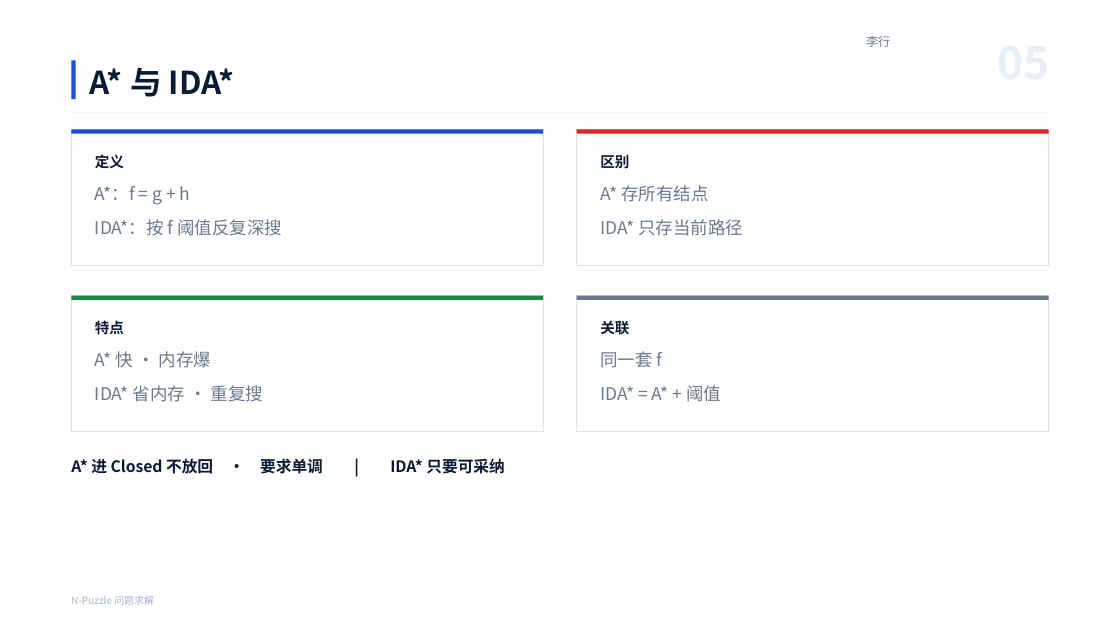
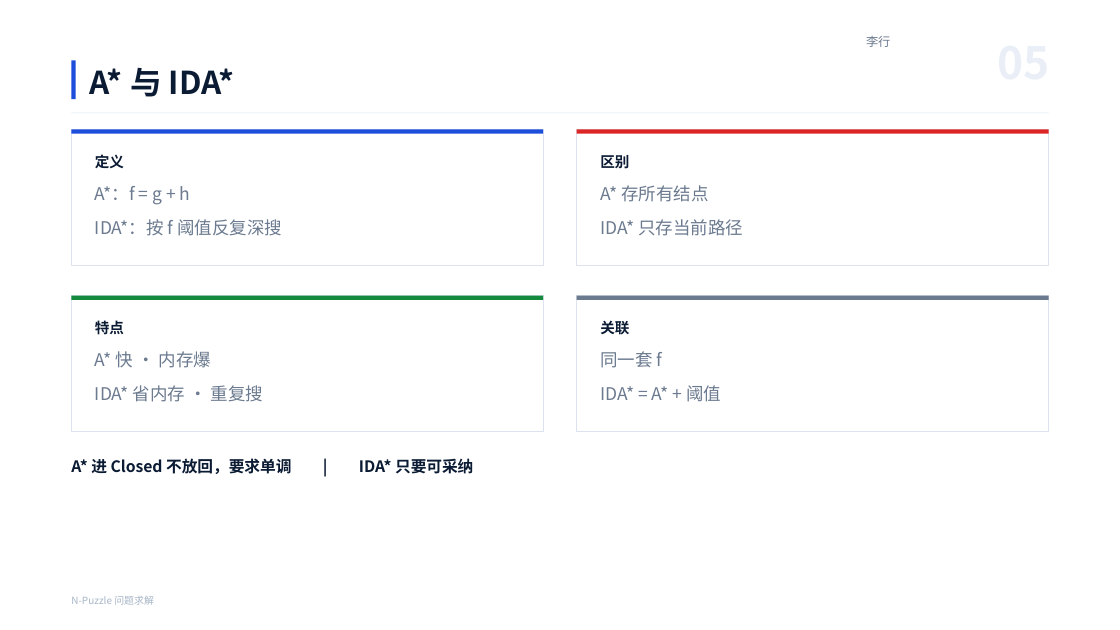
Before and after one commit to lin612320/ai-course-group, a slide deck: slide 5 of 项目一-NPuzzle问题求解/02-演示/N-Puzzle项目演示.pptx. Drawn at 1120x630 pixels with LibreOffice and Linux fonts; fonts in the diff are those of the drawing; background and template pictures are left out. Boxes give left, top, right and bottom in pixels: in the first picture for what was removed or moved away, otherwise in the second. Text is boxed around its words. In the diff, an @@ line names an element or a change of style, - is before the commit and + after.

```diff
--- a/项目一-NPuzzle问题求解/02-演示/N-Puzzle项目演示.pptx
+++ b/项目一-NPuzzle问题求解/02-演示/N-Puzzle项目演示.pptx
@@ text at (71, 458, 473, 474): text changed @@
-A* 进 Closed 不放回 · 要求单调 | IDA* 只要可采纳
+A* 进 Closed 不放回，要求单调 | IDA* 只要可采纳
```
Also in this commit, not shown: 3 other slides changed, 1 other file.
